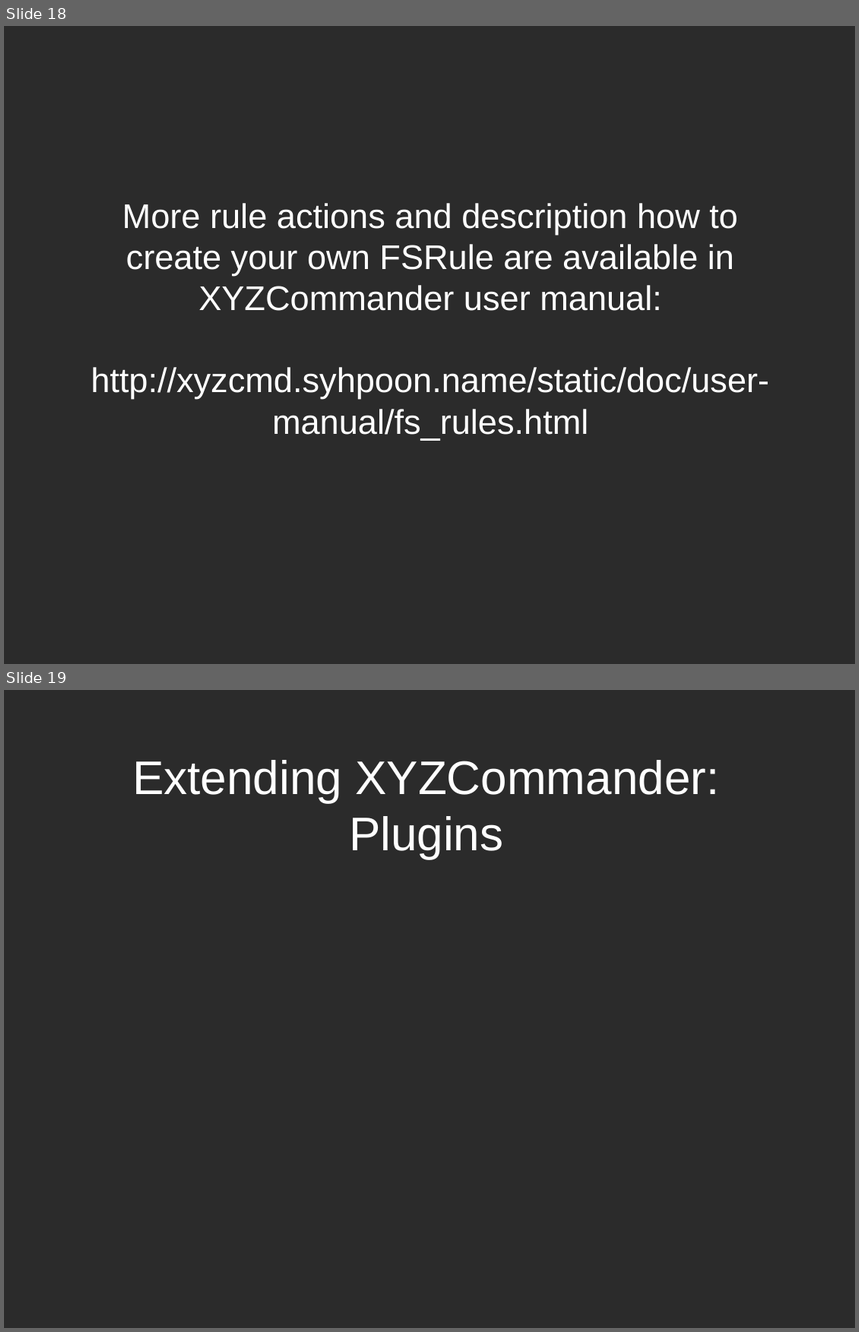
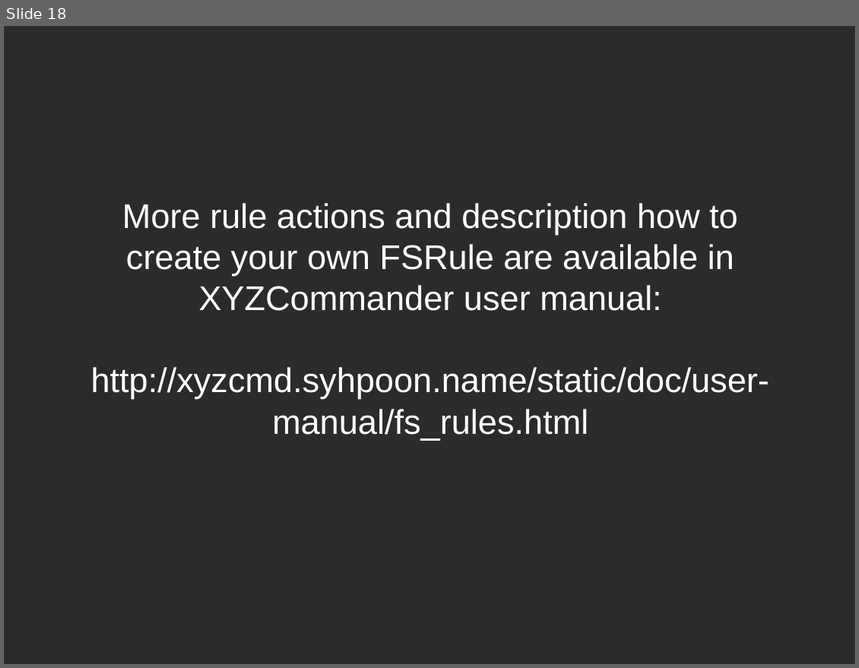
Before and after one commit to syhpoon/xyzcmd, a slide deck: doc/overview.odp. Shown one above the other, each under a label of ours: slides 18 and 19 before the commit, slide 18 after it. The pictures are 859x1332 and 859x668 pixels, drawn with LibreOffice and Linux fonts; fonts in the diff are those of the drawing; background and template pictures are left out; a plain dark background stands for a picture behind light text. Boxes give left, top, right and bottom in pixels: in the first picture for what was removed or moved away, otherwise in the second. Text is boxed around its words. In the diff, an @@ line names an element or a change of style, - is before the commit and + after.

```diff
--- a/doc/overview.odp
+++ b/doc/overview.odp
@@ slide 19 removed at box(4, 690, 855, 1328), background picture (left out) @@
@@ title removed at box(132, 760, 719, 859) @@
-Extending XYZCommander: Plugins
```
Also in this commit, not shown: 2 slides changed, 2 slides added, 5 other files.
